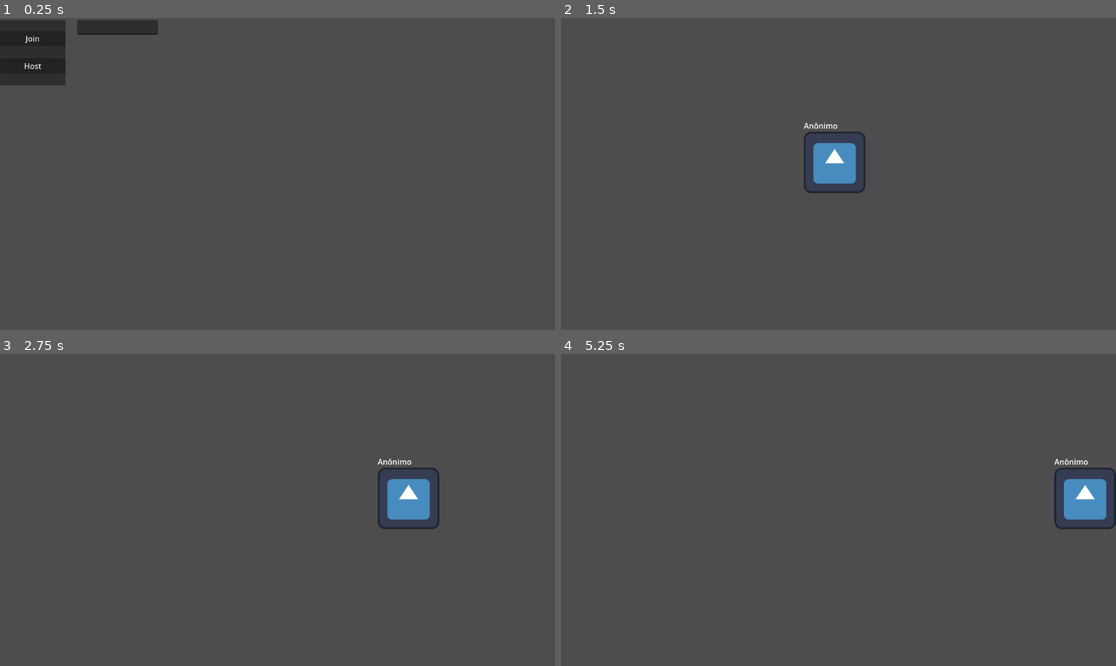
Above: before the commit, frames 1-4 (two rows, left to right).
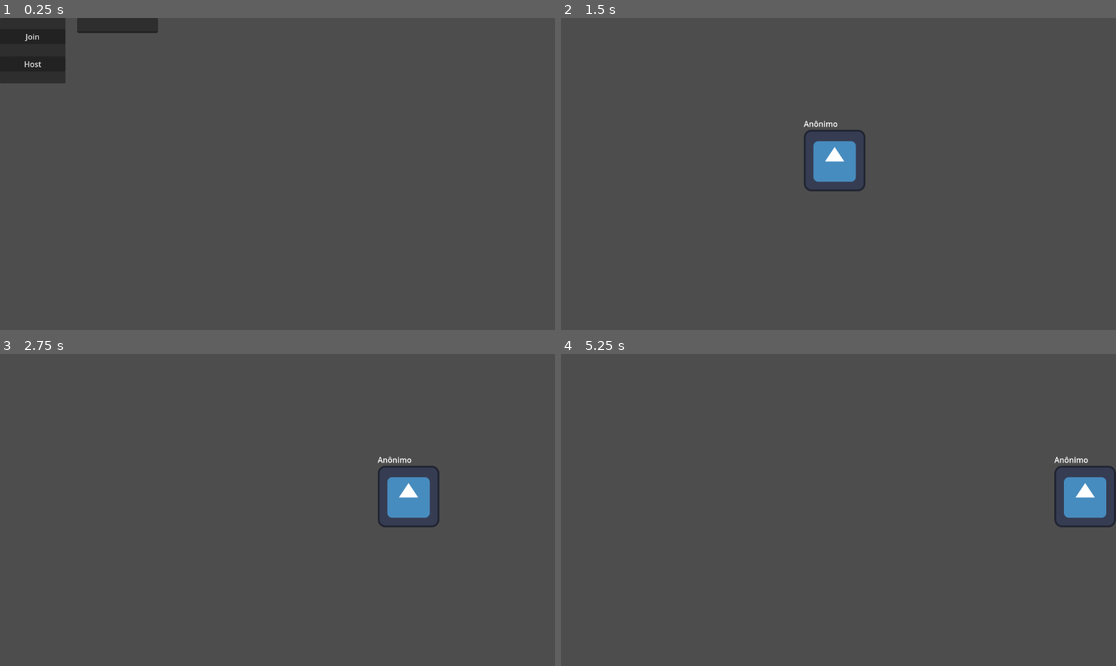
Above: after the commit, the same moments.

Repository: evertonferreiraazevedo/projeto_3_ano_godot
Game: Godot game, scene res://game.tscn
Same seed, same stepped clock (60 frames per second), same inputs: the game is played once before the commit and once after it. The engine's default icon, where the game draws it, is replaced by a stand-in: a white triangle on a blue panel in a dark square.
Inputs (mouse positions are in pixels of both pictures, inside the frame that each line leads up to):
- Up to frame 1 (0.25 s): no input
- Up to frame 2 (1.5 s): click (677, 27) at 0.52 s; type "12" at 0.6 s; click "Host" at 1.25 s
- Up to frame 3 (2.75 s): tap Enter at 2 s; hold Right (ui_right) from 2.03 s (still down); hold Z (shoot, bound only after the commit) from 2.03 s (still down)
- Up to frame 4 (5.25 s): release Right (ui_right) at 2.78 s; release Z (shoot, bound only after the commit) at 2.78 s; hold Down (ui_down) 2.78-3.53 s; tap Z (shoot, bound only after the commit) at 2.85, 4.35 s; hold Right (ui_right) 3.53-4.28 s; hold Z (shoot, bound only after the commit) 3.53-4.28 s; hold Up (ui_up) 4.28-5.03 s; hold Left (ui_left) from 5.03 s (still down); hold Z (shoot, bound only after the commit) from 5.03 s (still down)

The runs differ from the first frame. In frame 1, 0.4% of the frame differs, in the area x 0-29%, y 0-22%; in frame 2, 0.5%; in frame 3, 0.5%; in frame 4, 0.5%, in the area x 88-100%, y 32-57%.

Commit message:
ADD bullet

Diff:
--- /dev/null
+++ b/bullet.gd
@@ -0,0 +1,12 @@
+extends CharacterBody2D
+
+@export var speed: int = 1000
+@export var direction: Vector2 = Vector2.RIGHT  # Direção inicial da bala
+
+func _physics_process(delta: float) -> void:
+	velocity = direction * speed
+	move_and_slide()
+
+	# Destruir se sair da tela
+	if not get_viewport_rect().has_point(global_position):
+		queue_free()
--- /dev/null
+++ b/bullet.tscn
@@ -0,0 +1,27 @@
+[gd_scene load_steps=5 format=3 uid="uid://c5e18m5dtqiwh"]
+
+[ext_resource type="Script" path="res://bullet.gd" id="1_ljxeg"]
+[ext_resource type="Texture2D" uid="uid://dbb0bdr5s0ca5" path="res://4fdcaf91e0b9e2a.png" id="1_sl3mb"]
+
+[sub_resource type="RectangleShape2D" id="RectangleShape2D_2mfag"]
+size = Vector2(113, 18)
+
+[sub_resource type="SceneReplicationConfig" id="SceneReplicationConfig_scouw"]
+properties/0/path = NodePath(".:position")
+properties/0/spawn = true
+properties/0/replication_mode = 1
+
+[node name="bullet" type="CharacterBody2D"]
+script = ExtResource("1_ljxeg")
+
+[node name="Sprite2D" type="Sprite2D" parent="."]
+position = Vector2(-8, 0)
+scale = Vector2(0.106908, 0.0250822)
+texture = ExtResource("1_sl3mb")
+
+[node name="CollisionShape2D" type="CollisionShape2D" parent="."]
+position = Vector2(-16.5, -1)
+shape = SubResource("RectangleShape2D_2mfag")
+
+[node name="MultiplayerSynchronizer" type="MultiplayerSynchronizer" parent="."]
+replication_config = SubResource("SceneReplicationConfig_scouw")
--- a/game.gd
+++ b/game.gd
@@ -20,14 +20,14 @@
 	$MultiplayerHUD.visible = false
 	#multiplayer.multiplayer_peer.peer_connected.connect(adicionar_jogador)
 	clientes += 1
-	print(clientes)
+	#print(clientes)
 	adicionar_jogador(1, "Host")
 
 @rpc("any_peer")
 func adicionar_jogador(id_jogador, nome):
 	if multiplayer.is_server():
 		var jogador = player_scene.instantiate()
-		print(clientes)
+		#print(clientes)
 		jogador.name = str(id_jogador)
 		add_child(jogador)
 		clientes +=1
@@ -41,6 +41,7 @@
 	var jogador = get_node_or_null(str(id))
 	if jogador:
 		jogador.label.text = nome
+		print(nome)
 
 
 #var clientes = 1
--- a/game.tscn
+++ b/game.tscn
@@ -1,7 +1,9 @@
-[gd_scene load_steps=3 format=3 uid="uid://crnl1c1ckjt2t"]
+[gd_scene load_steps=4 format=3 uid="uid://crnl1c1ckjt2t"]
 
 [ext_resource type="Script" path="res://game.gd" id="1_5wmhu"]
 [ext_resource type="PackedScene" uid="uid://gnn4r8jq38em" path="res://player.tscn" id="2_aqe2e"]
+
+[sub_resource type="SceneReplicationConfig" id="SceneReplicationConfig_qtkrl"]
 
 [node name="Game" type="Node2D"]
 script = ExtResource("1_5wmhu")
@@ -50,12 +52,14 @@
 offset_right = 328.0
 offset_bottom = 31.0
 
-[node name="Camera2D" type="Camera2D" parent="."]
-position = Vector2(576, 320)
-
 [node name="MultiplayerSpawner" type="MultiplayerSpawner" parent="."]
 _spawnable_scenes = PackedStringArray("res://player.tscn")
 spawn_path = NodePath("..")
 
+[node name="MultiplayerSynchronizer" type="MultiplayerSynchronizer" parent="MultiplayerSpawner"]
+replication_config = SubResource("SceneReplicationConfig_qtkrl")
+
+[node name="Node" type="Node" parent="."]
+
 [connection signal="pressed" from="MultiplayerHUD/Panel/Join" to="." method="_on_join_pressed"]
 [connection signal="pressed" from="MultiplayerHUD/Panel/Host" to="." method="_on_host_pressed"]
--- a/player.gd
+++ b/player.gd
@@ -4,6 +4,26 @@
 var clientes = 1
 var nome_jogador = "Anônimo"
 @onready var label = $Label
+
+@export var bullet_scene: PackedScene  # Referência para a cena da bala
+
+func _unhandled_input(event):
+	# Verifica se o evento de pressionamento de botão de tiro ocorreu
+	if event.is_action_pressed("shoot"):
+		spawn_bullet()
+
+@rpc("any_peer")  # Todos os jogadores recebem a RPC
+func spawn_bullet():
+	# Somente quem pressionou o botão irá criar a bala
+	if is_multiplayer_authority():  # Verifica se é o jogador que apertou o botão
+		if bullet_scene:
+			var bullet = bullet_scene.instantiate()
+			bullet.global_position = global_position  # A bala nasce na posição do jogador
+			# Definindo a direção da bala, baseada na orientação do player
+			bullet.direction = (Vector2.RIGHT if $Sprite2D.flip_h == false else Vector2.LEFT)
+			get_parent().add_child(bullet)  # Adiciona a bala à cena
+			rpc_id(1, "spawn_bullet", global_position, bullet.direction)  # Envia a RPC para os outros jogadores
+
 
 func _enter_tree() -> void:
 	set_multiplayer_authority(self.name.to_int())
--- a/player.tscn
+++ b/player.tscn
@@ -1,7 +1,8 @@
-[gd_scene load_steps=4 format=3 uid="uid://gnn4r8jq38em"]
+[gd_scene load_steps=5 format=3 uid="uid://gnn4r8jq38em"]
 
 [ext_resource type="Script" path="res://player.gd" id="1_1lpkg"]
 [ext_resource type="Texture2D" uid="uid://biollkreivu8n" path="res://icon.svg" id="2_fh555"]
+[ext_resource type="PackedScene" uid="uid://c5e18m5dtqiwh" path="res://bullet.tscn" id="2_pdxu8"]
 
 [sub_resource type="SceneReplicationConfig" id="SceneReplicationConfig_3ypex"]
 properties/0/path = NodePath(".:position")
@@ -14,6 +15,7 @@
 [node name="Player" type="CharacterBody2D"]
 position = Vector2(568, 296)
 script = ExtResource("1_1lpkg")
+bullet_scene = ExtResource("2_pdxu8")
 
 [node name="Sprite2D" type="Sprite2D" parent="."]
 texture = ExtResource("2_fh555")
--- a/project.godot
+++ b/project.godot
@@ -15,6 +15,14 @@
 config/features=PackedStringArray("4.3", "Mobile")
 config/icon="res://icon.svg"
 
+[input]
+
+shoot={
+"deadzone": 0.5,
+"events": [Object(InputEventKey,"resource_local_to_scene":false,"resource_name":"","device":-1,"window_id":0,"alt_pressed":false,"shift_pressed":false,"ctrl_pressed":false,"meta_pressed":false,"pressed":false,"keycode":0,"physical_keycode":90,"key_label":0,"unicode":122,"location":0,"echo":false,"script":null)
+]
+}
+
 [rendering]
 
 renderer/rendering_method="mobile"
Binary file added: 4fdcaf91e0b9e2a.png
Not shown, added: 4fdcaf91e0b9e2a.png.import
